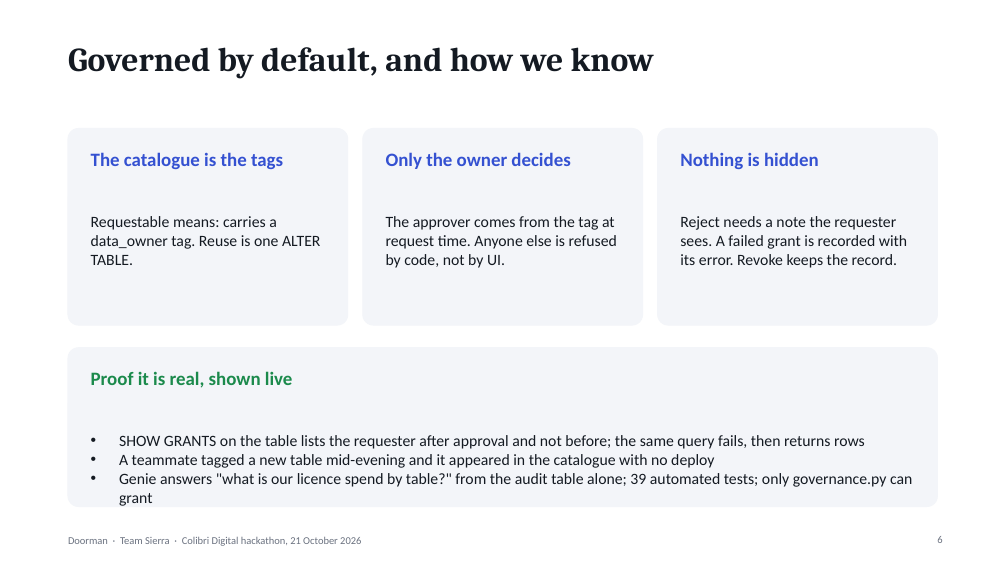
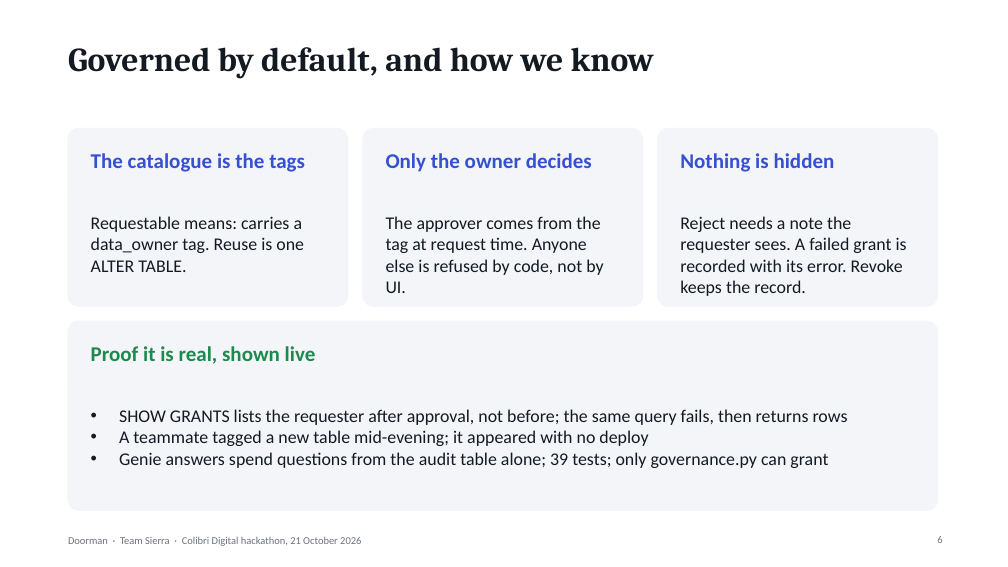
Before and after one commit to younis-y/doorman-databricks, a slide deck: slide 6 of docs/Doorman-deck.pptx. Drawn at 1008x567 pixels with LibreOffice and Linux fonts; fonts in the diff are those of the drawing. Boxes give left, top, right and bottom in pixels: in the first picture for what was removed or moved away, otherwise in the second. Text is boxed around its words. In the diff, an @@ line names an element or a change of style, - is before the commit and + after.

```diff
--- a/docs/Doorman-deck.pptx
+++ b/docs/Doorman-deck.pptx
@@ rounded rectangle: place and size @@
-rounded rectangle at box(68, 129, 348, 325)
+rounded rectangle at box(68, 129, 348, 306)
@@ rounded rectangle: place and size @@
-rounded rectangle at box(363, 129, 643, 325)
+rounded rectangle at box(363, 129, 643, 306)
@@ rounded rectangle: place and size @@
-rounded rectangle at box(658, 129, 938, 325)
+rounded rectangle at box(658, 129, 938, 306)
@@ size 15 to 17 pt in 3 elements at box(91, 216, 304, 272), box(386, 216, 603, 293), box(680, 216, 907, 296) @@
@@ proportions changed in 4 elements at box(68, 129, 348, 306), box(363, 129, 643, 306), box(658, 129, 938, 306), box(68, 321, 938, 510) @@
@@ rounded rectangle: place and size @@
-rounded rectangle at box(68, 348, 938, 507)
+rounded rectangle at box(68, 321, 938, 510)
@@ size 18 to 20 pt in 4 elements at box(91, 153, 305, 172), box(386, 153, 592, 172), box(680, 153, 835, 172), box(91, 346, 316, 364) @@
@@ text "Proof it is real, shown ...": place and size @@
-text "Proof it is real, shown ..." at box(91, 371, 293, 388)
+text "Proof it is real, shown ..." at box(91, 346, 316, 364)
@@ text at box(119, 409, 848, 468): text changed; size 15 to 17 pt @@
-• SHOW GRANTS on the table lists the requester after approval and not before; the same query fails, then returns rows
-• A teammate tagged a new table mid-evening and it appeared in the catalogue with no deploy
-• Genie answers "what is our licence spend by table?" from the audit table alone; 39 automated tests; only governance.py can grant
+• SHOW GRANTS lists the requester after approval, not before; the same query fails, then returns rows
+• A teammate tagged a new table mid-evening; it appeared with no deploy
+• Genie answers spend questions from the audit table alone; 39 tests; only governance.py can grant
```
Also in this commit, not shown: 7 other slides changed.
